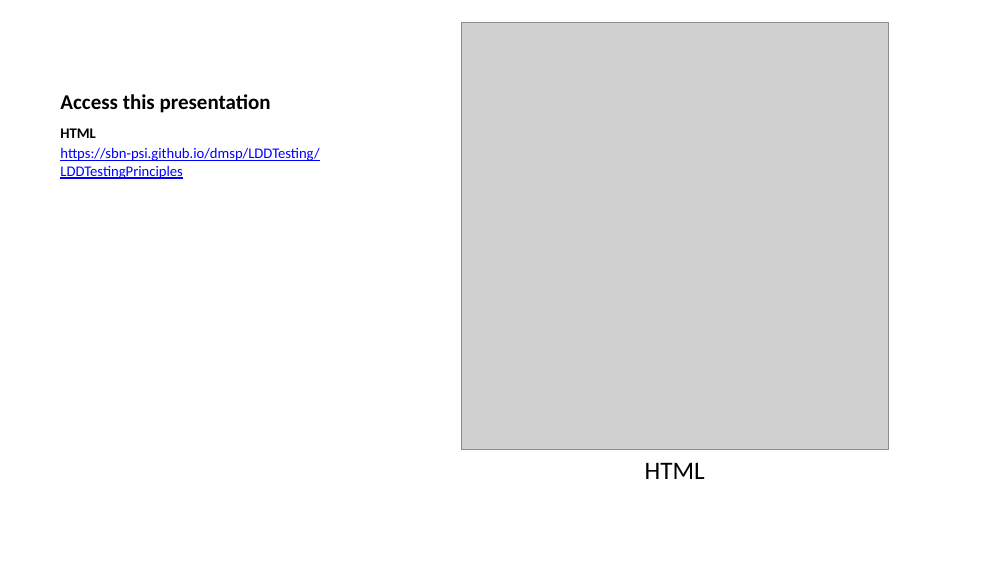
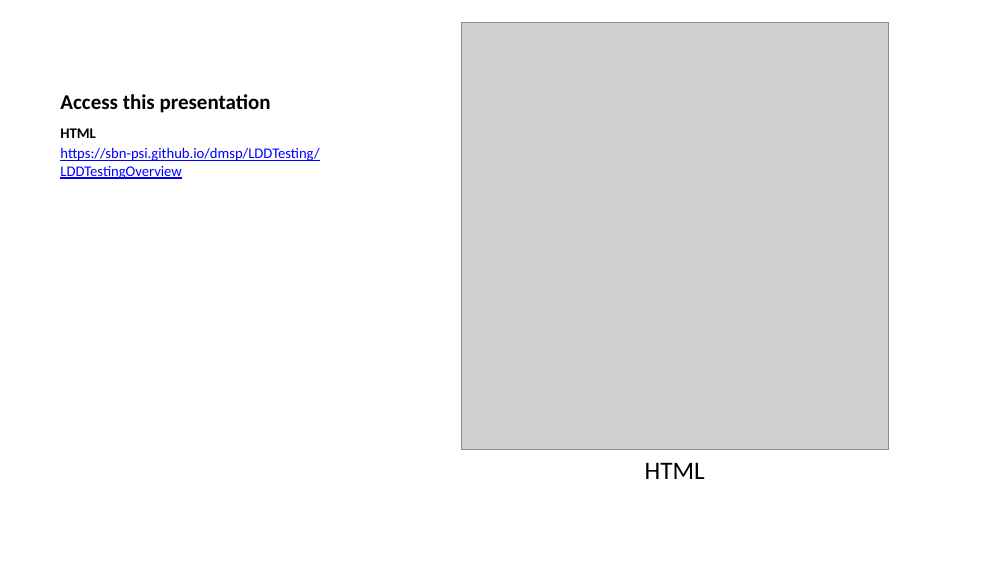
Before and after one commit to sbn-psi/dmsp, a slide deck: slide 29 of LDDTesting/stone-LDDTestingOverview.pptx. Drawn at 1008x567 pixels with LibreOffice and Linux fonts; fonts in the diff are those of the drawing; grey boxes stand for pictures. Boxes give left, top, right and bottom in pixels: in the first picture for what was removed or moved away, otherwise in the second. Text is boxed around its words. In the diff, an @@ line names an element or a change of style, - is before the commit and + after.

Commit message:
Renamed qr code images, so that they are specific to the overview

```diff
--- a/LDDTesting/stone-LDDTestingOverview.pptx
+++ b/LDDTesting/stone-LDDTestingOverview.pptx
@@ text at [60,147,319,179]: text changed @@
-https://sbn-psi.github.io/dmsp/LDDTesting/LDDTestingPrinciples
+https://sbn-psi.github.io/dmsp/LDDTesting/LDDTestingOverview
```
Also in this commit, not shown: 1 other slide changed, 4 other files.
